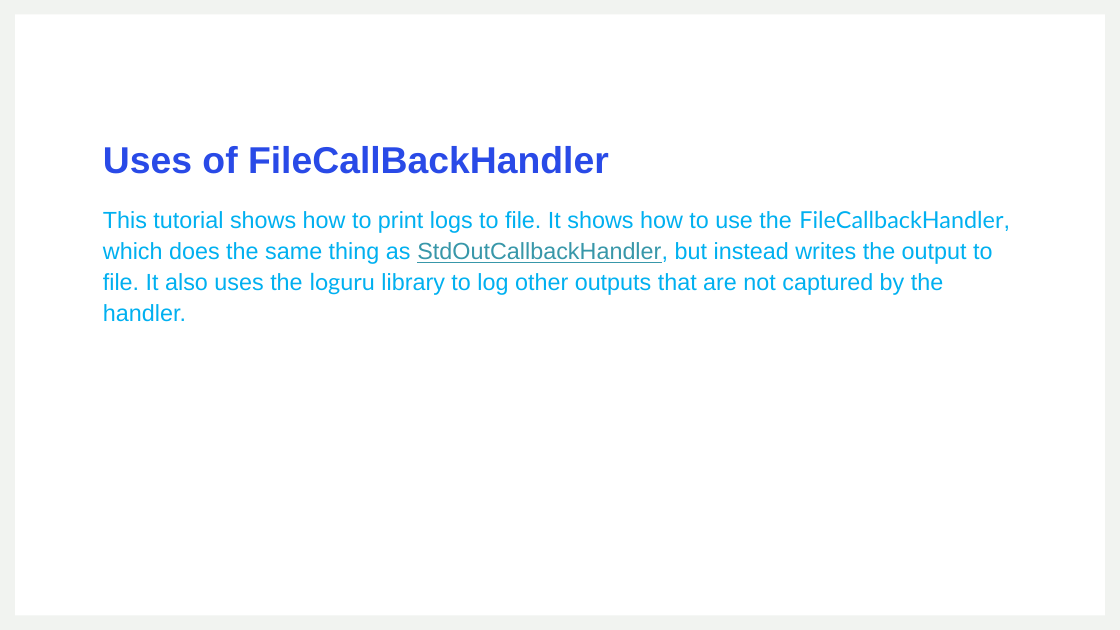
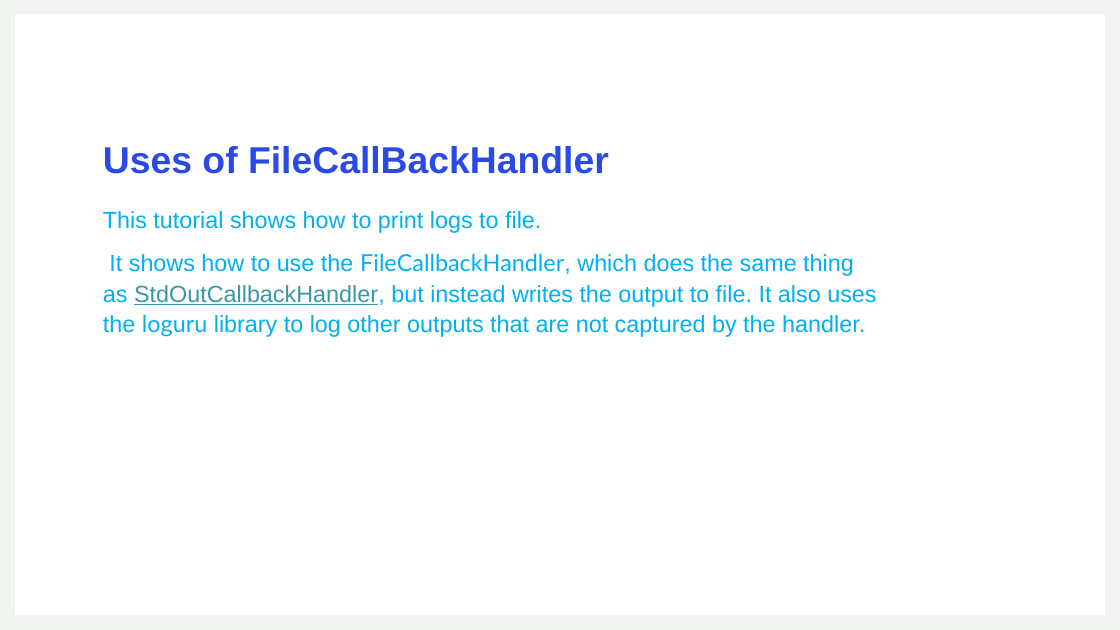
Before and after one commit to ronidas39/LLMtutorial, a slide deck: slide 2 of tutorial16/tutorial16.pptx. Drawn at 1120x630 pixels with LibreOffice and Linux fonts; fonts in the diff are those of the drawing. Boxes give left, top, right and bottom in pixels: in the first picture for what was removed or moved away, otherwise in the second. Text is boxed around its words. In the diff, an @@ line names an element or a change of style, - is before the commit and + after.

```diff
--- a/tutorial16/tutorial16.pptx
+++ b/tutorial16/tutorial16.pptx
@@ text at [103,211,876,337]: text changed @@
-This tutorial shows how to print logs to file. It shows how to use the FileCallbackHandler, which does the same thing as StdOutCallbackHandler, but instead writes the output to file. It also uses the loguru library to log other outputs that are not captured by the handler.
+This tutorial shows how to print logs to file.
+It shows how to use the FileCallbackHandler, which does the same thing as StdOutCallbackHandler, but instead writes the output to file. It also uses the loguru library to log other outputs that are not captured by the handler.
```
Also in this commit, not shown: 1 other slide changed, 4 other files.
